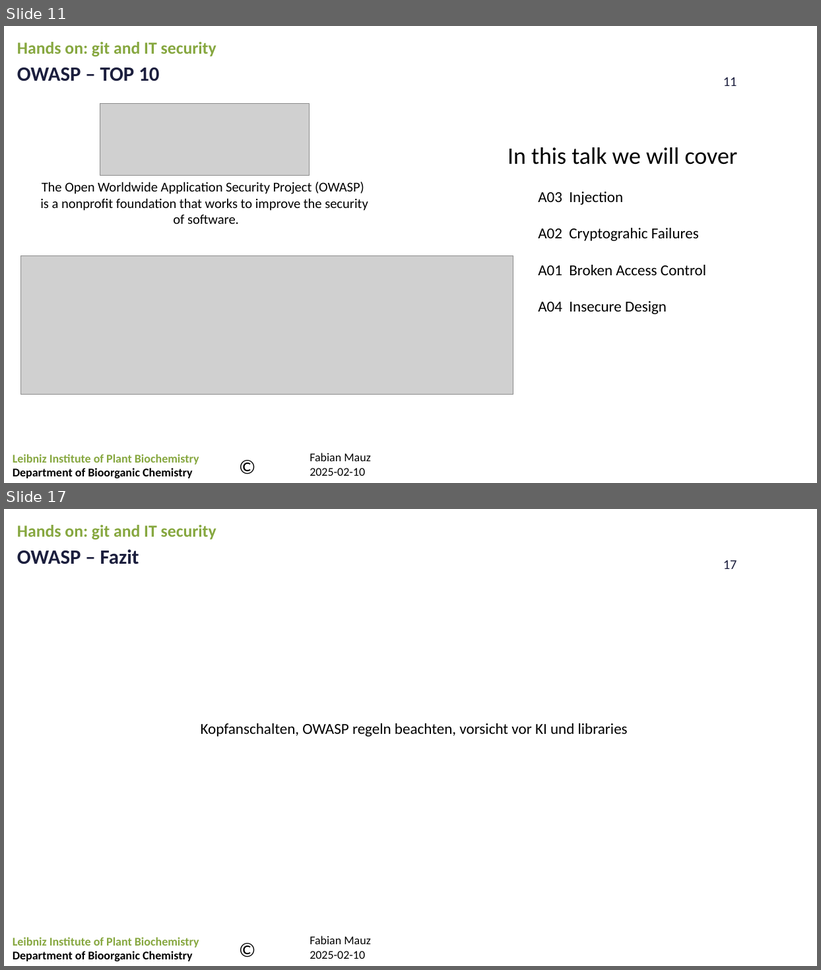
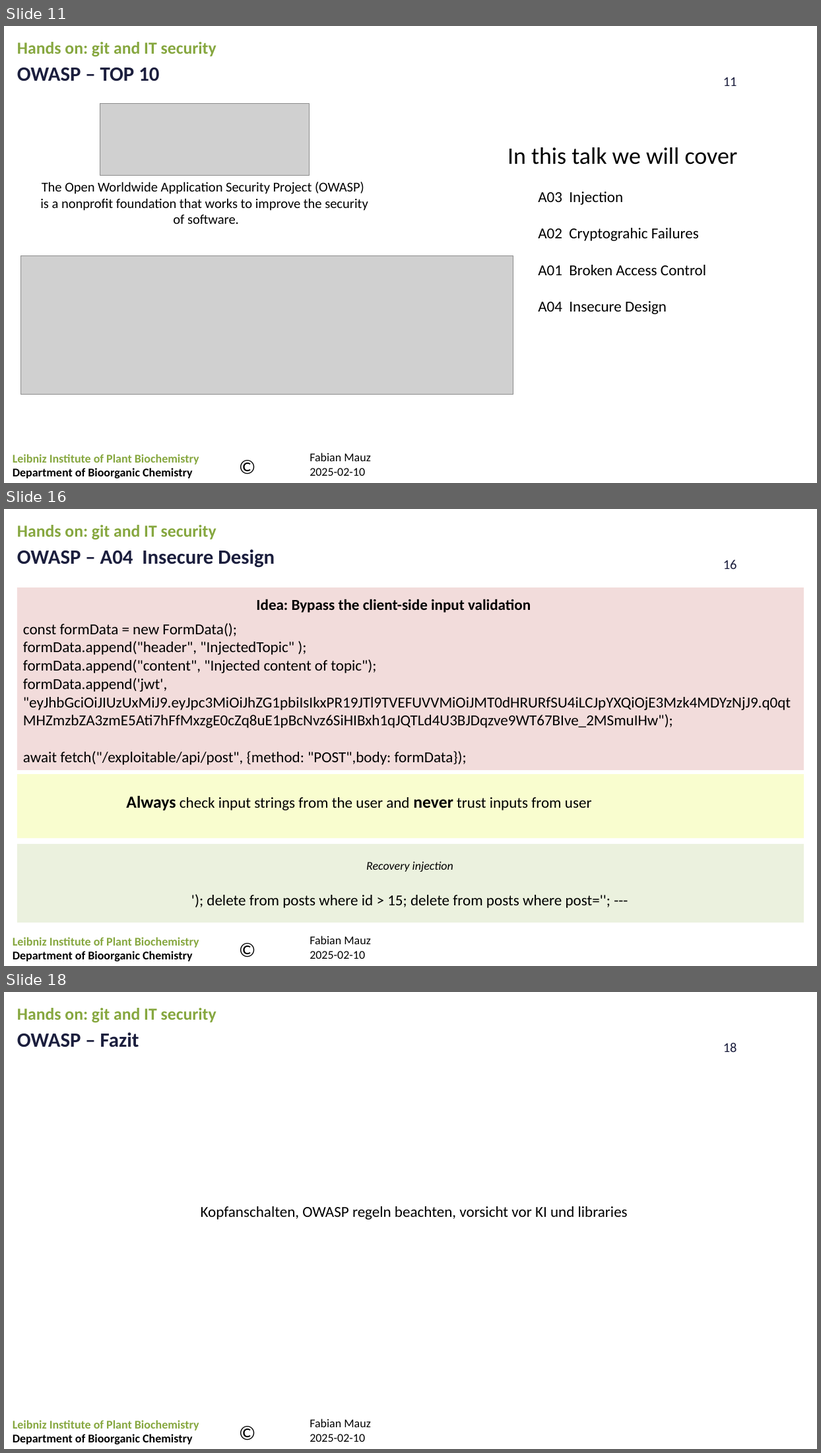
Before and after one commit to FabianMauz/talks_and_lessons, a slide deck: 20250219_git_and_it_security/20250219_git_and_it_security.pptx. Shown one above the other, each under a label of ours: slides 11 and 17 before the commit, slides 11, 16 and 18 after it; the slides between them are not shown. The pictures are 821x970 and 821x1453 pixels, drawn with LibreOffice and Linux fonts; fonts in the diff are those of the drawing; grey boxes stand for pictures; background and template pictures are left out. Boxes give left, top, right and bottom in pixels: in the first picture for what was removed or moved away, otherwise in the second. Text is boxed around its words. In the diff, an @@ line names an element or a change of style, - is before the commit and + after.

Commit message:
add more slides about security

```diff
--- a/20250219_git_and_it_security/20250219_git_and_it_security.pptx
+++ b/20250219_git_and_it_security/20250219_git_and_it_security.pptx
@@ slide 16 added at [4,509,817,966], background picture (left out); not listed: 4 template elements that a slide beside it also shows @@
@@ text added at [17,525,217,540], 20 pt, text #86A73F, bold @@
+Hands on: git and IT security
@@ text added at [17,549,275,568], 24 pt, text #1B1E3D, bold @@
+OWASP – A04 Insecure Design
@@ rectangle added at [17,588,805,770], fill #F2DCDB @@
@@ text added at [256,599,531,613], 18 pt, text #000000, bold @@
+Idea: Bypass the client-side input validation
@@ text added at [23,623,791,765], 18 pt, text #000000 @@
+const formData = new FormData();
+formData.append("header", "InjectedTopic" );
+formData.append("content", "Injected content of topic");
+formData.append('jwt', "eyJhbGciOiJIUzUxMiJ9.eyJpc3MiOiJhZG1pbiIsIkxPR19JTl9TVEFUVVMiOiJMT0dHRURfSU4iLCJpYXQiOjE3Mzk4MDYzNjJ9.q0qtMHZmzbZA3zmE5Ati7hFfMxzgE0cZq8uE1pBcNvz6SiHIBxh1qJQTLd4U3BJDqzve9WT67BIve_2MSmuIHw");
+await fetch("/exploitable/api/post", {method: "POST",body: formData});
@@ rectangle added at [17,774,805,838], fill #F9FDCF @@
@@ text added at [126,796,592,811], 18 pt, text #000000 @@
+Always check input strings from the user and never trust inputs from user
@@ rectangle added at [17,844,805,923], fill #EBF1DE @@
@@ text added at [207,861,611,908], 18 pt, text #000000 @@
+Recovery injection
+'); delete from posts where id > 15; delete from posts where post=''; ---
@@ what was slide 17 is now slide 18 @@
@@ page number at [723,1043,737,1052]: text changed @@
-17
+18
```
Also in this commit, not shown: 1 slide changed, 4 other slides added, 4 slides removed.
